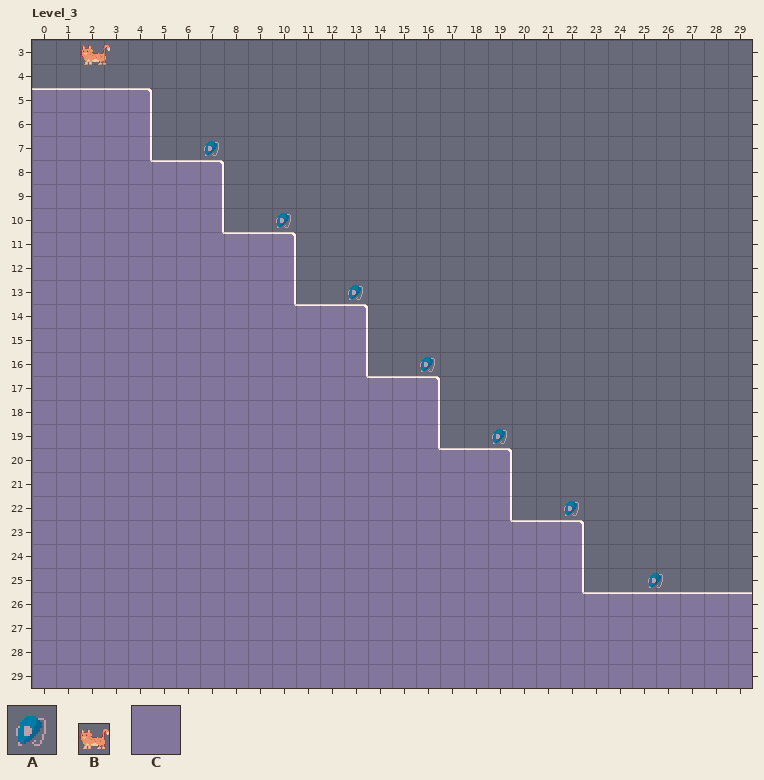
An edit to a level. LDtk project, assets/levels/levels.ldtk. That is the earlier state.
Cells are 24x24 px. Shown: Level_3 x 0..29, y 3..29.
Key: from "Goal_mouse": A 0; from "Pixel_cat": B 0; from "Platforms": C 1 "Ground".
_ is an empty cell.
Objects are placed by their top-left corner, in cells (3,4 is the top-left corner of cell 3,4); size is 1x1 cell unless given.
Layer "Platforms" before, first column x 0:
 3 ______________________________
 4 ______________________________
 5 CCCCC_________________________
 6 CCCCC_________________________
 7 CCCCC_________________________
 8 CCCCCCCC______________________
 9 CCCCCCCC______________________
10 CCCCCCCC______________________
11 CCCCCCCCCCC___________________
12 CCCCCCCCCCC___________________
13 CCCCCCCCCCC___________________
14 CCCCCCCCCCCCCC________________
15 CCCCCCCCCCCCCC________________
16 CCCCCCCCCCCCCC________________
17 CCCCCCCCCCCCCCCCC_____________
18 CCCCCCCCCCCCCCCCC_____________
19 CCCCCCCCCCCCCCCCC_____________
20 CCCCCCCCCCCCCCCCCCCC__________
21 CCCCCCCCCCCCCCCCCCCC__________
22 CCCCCCCCCCCCCCCCCCCC__________
23 CCCCCCCCCCCCCCCCCCCCCCC_______
24 CCCCCCCCCCCCCCCCCCCCCCC_______
25 CCCCCCCCCCCCCCCCCCCCCCC_______
26 CCCCCCCCCCCCCCCCCCCCCCCCCCCCCC
27 CCCCCCCCCCCCCCCCCCCCCCCCCCCCCC
28 CCCCCCCCCCCCCCCCCCCCCCCCCCCCCC
29 CCCCCCCCCCCCCCCCCCCCCCCCCCCCCC
Objects on layer "Entities" before:
B "Spawn_Point" at 2,3 size 1.2x1.2
A "Goal" at 7,7
A "Goal" at 10,10
A "Goal" at 13,13
A "Goal" at 16,16
A "Goal" at 19,19
A "Goal" at 25.5,25
A "Goal" at 22,22
Now the later version:
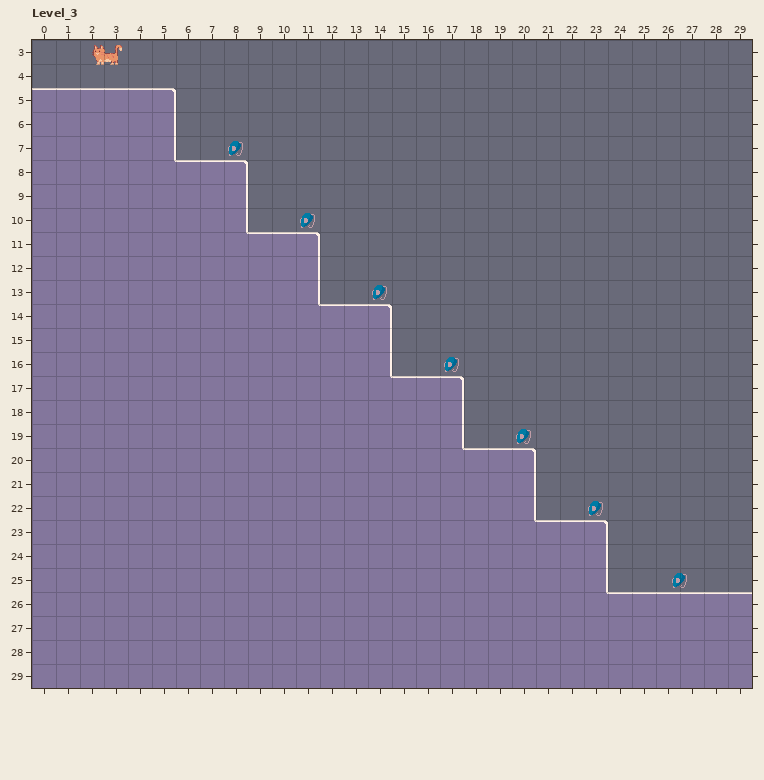
Author's note on the commit: center layout of stairs
Changes in this commit:
{"where": "layer \"Platforms\""}
{"y":5,"x":5,"old":"_","new":"C"}
{"y":6,"x":5,"old":"_","new":"C"}
{"y":7,"x":5,"old":"_","new":"C"}
{"y":8,"x":8,"old":"_","new":"C"}
{"y":9,"x":8,"old":"_","new":"C"}
{"y":10,"x":8,"old":"_","new":"C"}
{"y":11,"x":11,"old":"_","new":"C"}
{"y":12,"x":11,"old":"_","new":"C"}
{"y":13,"x":11,"old":"_","new":"C"}
{"y":14,"x":14,"old":"_","new":"C"}
{"y":15,"x":14,"old":"_","new":"C"}
{"y":16,"x":14,"old":"_","new":"C"}
{"y":17,"x":17,"old":"_","new":"C"}
{"y":18,"x":17,"old":"_","new":"C"}
{"y":19,"x":17,"old":"_","new":"C"}
{"y":20,"x":20,"old":"_","new":"C"}
{"y":21,"x":20,"old":"_","new":"C"}
{"y":22,"x":20,"old":"_","new":"C"}
{"y":23,"x":23,"old":"_","new":"C"}
{"y":24,"x":23,"old":"_","new":"C"}
{"y":25,"x":23,"old":"_","new":"C"}
{"where": "layer \"Entities\""}
{"was": "B \"Spawn_Point\" at 2,3 size 1.2x1.2", "now": "B \"Spawn_Point\" at 2.5,3 size 1.2x1.2"}
{"was": "A \"Goal\" at 7,7", "now": "A \"Goal\" at 8,7"}
{"was": "A \"Goal\" at 10,10", "now": "A \"Goal\" at 11,10"}
{"was": "A \"Goal\" at 13,13", "now": "A \"Goal\" at 14,13"}
{"was": "A \"Goal\" at 16,16", "now": "A \"Goal\" at 17,16"}
{"was": "A \"Goal\" at 19,19", "now": "A \"Goal\" at 20,19"}
{"was": "A \"Goal\" at 25.5,25", "now": "A \"Goal\" at 26.5,25"}
{"was": "A \"Goal\" at 22,22", "now": "A \"Goal\" at 23,22"}
